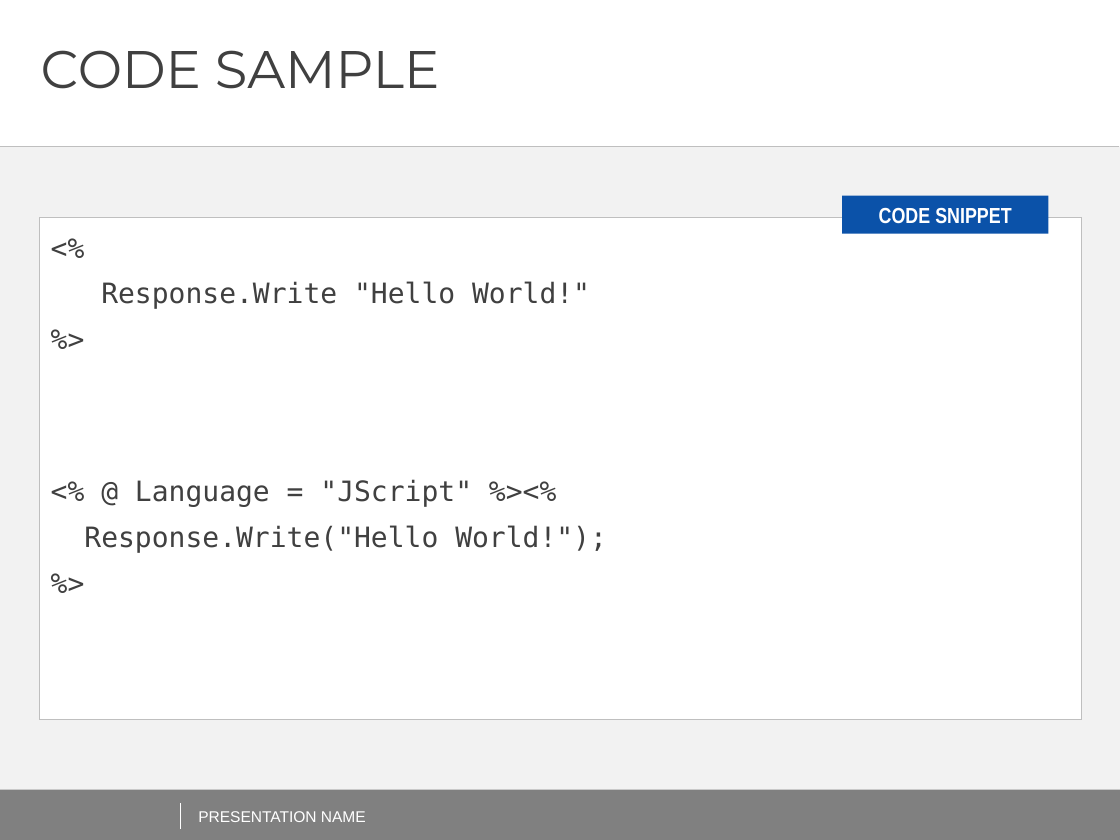
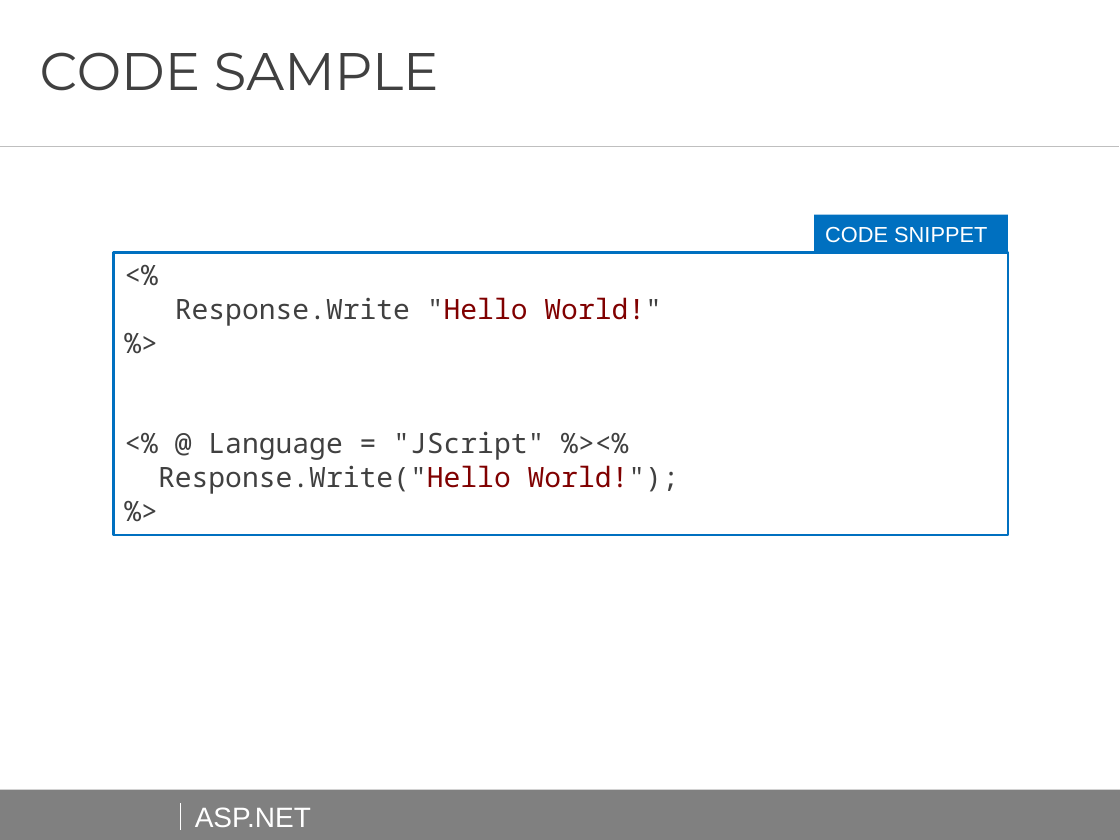
Before and after one commit to AndreiShenets/ASP.NET-Lectures, a slide deck: slide 6 of docs/ASP.NET - iTechArt 2018.pptx. Drawn at 1120x840 pixels with LibreOffice and Linux fonts; fonts in the diff are those of the drawing; background and template pictures are left out. Boxes give left, top, right and bottom in pixels: in the first picture for what was removed or moved away, otherwise in the second. Text is boxed around its words. In the diff, an @@ line names an element or a change of style, - is before the commit and + after.

```diff
--- a/docs/ASP.NET - iTechArt 2018.pptx
+++ b/docs/ASP.NET - iTechArt 2018.pptx
@@ background #F2F2F2 to #FFFFFF @@
@@ rectangle removed at [0, 0, 1120, 147] @@
@@ rectangle removed at [842, 196, 1048, 234] @@
@@ text removed at [879, 207, 1011, 224] @@
-CODE SNIPPET
@@ rectangle removed at [39, 217, 1081, 720] @@
@@ rectangle added at [814, 215, 1008, 253], fill #0070C0, 14 pt, text #FFFFFF @@
+CODE SNIPPET
@@ rectangle "<%": place and size @@
-rectangle "<%" at [84, 281, 607, 553]
+rectangle "<%" at [113, 252, 1008, 534]
@@ rectangle "<%" at [113, 252, 1008, 534]: font DejaVu Sans Mono to Noto Sans Mono; text colour #404040 to #800000 in ""Hello World!"", "Response.Write("Hello World!");"; line spacing 0.9 to 1; less space between paragraphs; fill none to #FFFFFF; outline none to #0070C0 1.5 pt @@
@@ text added at [195, 807, 311, 827], 18 pt, text #FFFFFF @@
+ASP.NET
@@ text removed at [198, 811, 366, 822] @@
-PRESENTATION NAME
```
Also in this commit, not shown: 80 other slides changed, 2 other files.
